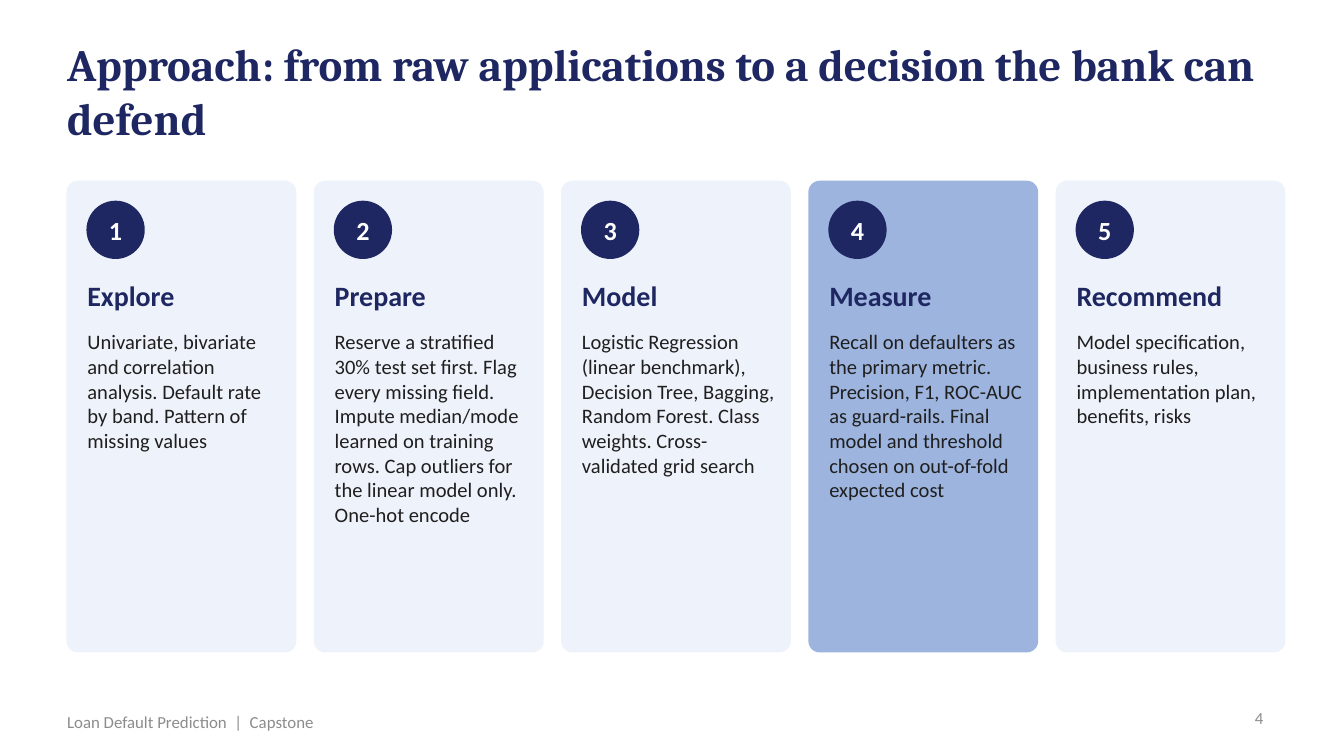
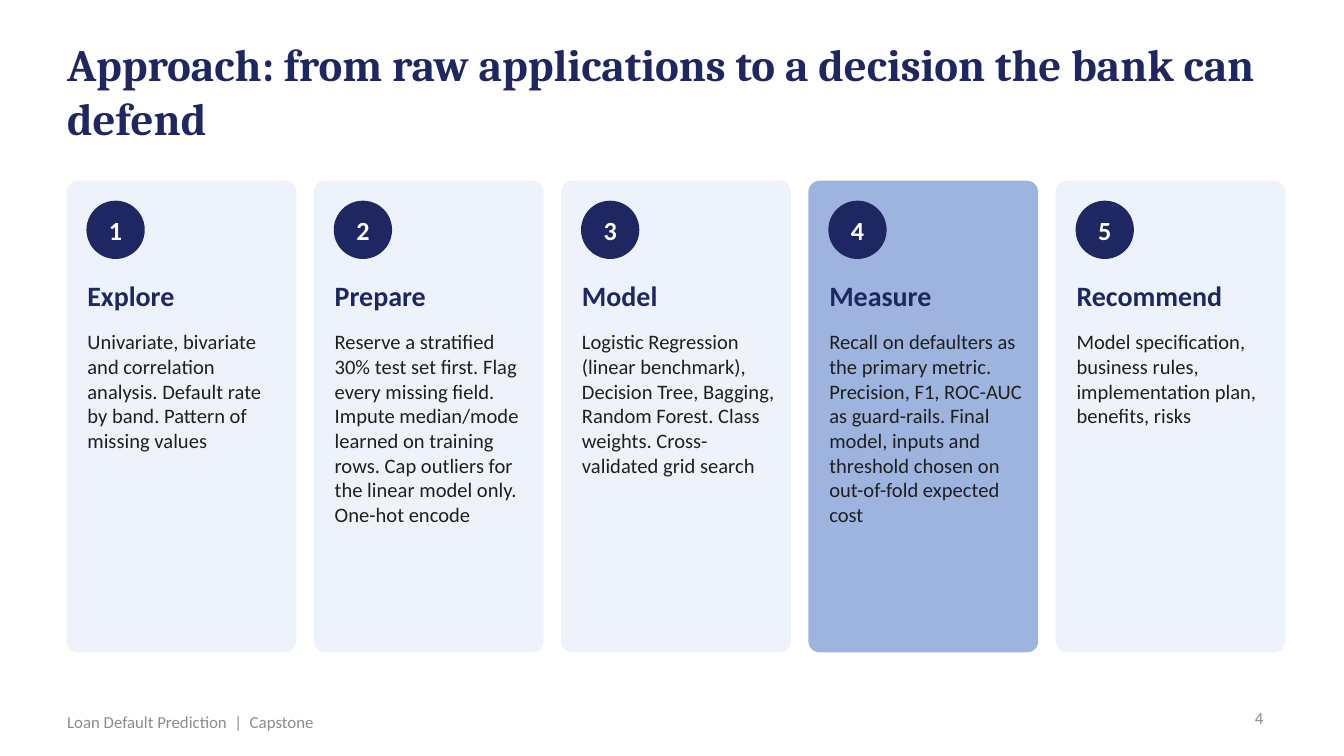
Before and after one commit to shubham1891/Personal-code, a slide deck: slide 4 of presentation/Loan_Default_Prediction_Presentation.pptx. Drawn at 1344x756 pixels with LibreOffice and Linux fonts; fonts in the diff are those of the drawing. Boxes give left, top, right and bottom in pixels: in the first picture for what was removed or moved away, otherwise in the second. Text is boxed around its words. In the diff, an @@ line names an element or a change of style, - is before the commit and + after.

```diff
--- a/presentation/Loan_Default_Prediction_Presentation.pptx
+++ b/presentation/Loan_Default_Prediction_Presentation.pptx
@@ text at [829,334,1022,522]: text changed @@
-Recall on defaulters as the primary metric. Precision, F1, ROC-AUC as guard-rails. Final model and threshold chosen on out-of-fold expected cost
+Recall on defaulters as the primary metric. Precision, F1, ROC-AUC as guard-rails. Final model, inputs and threshold chosen on out-of-fold expected cost
```
Also in this commit, not shown: 12 other slides changed, 15 other files.
